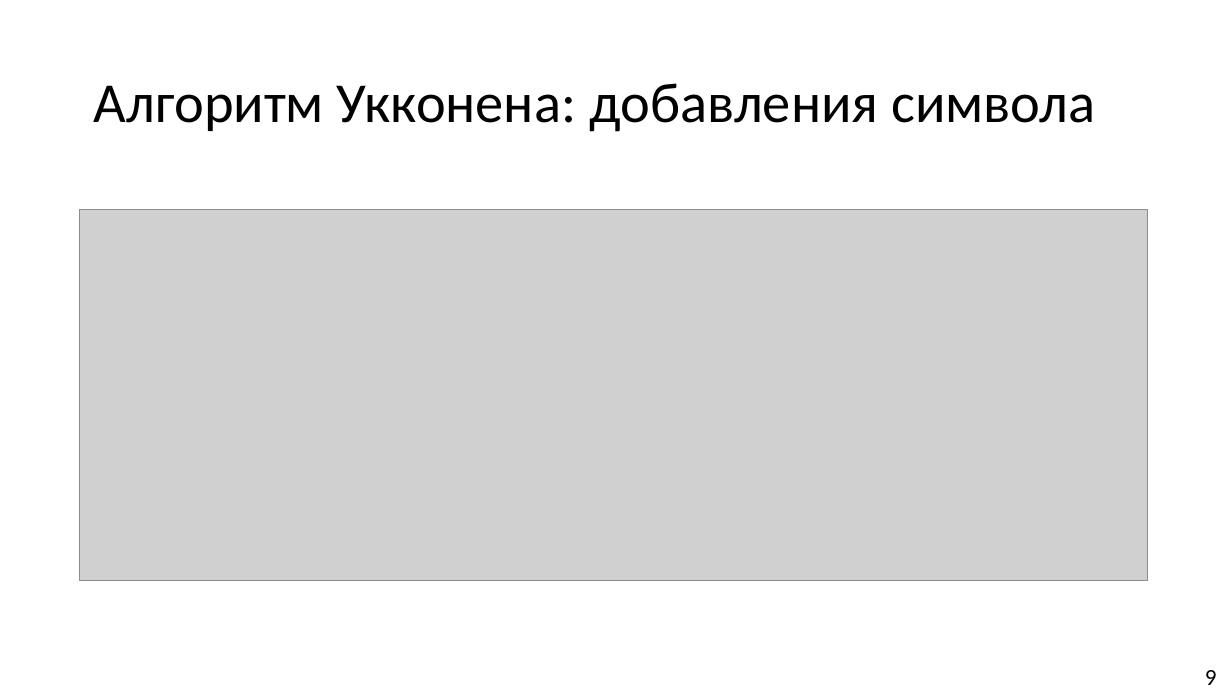
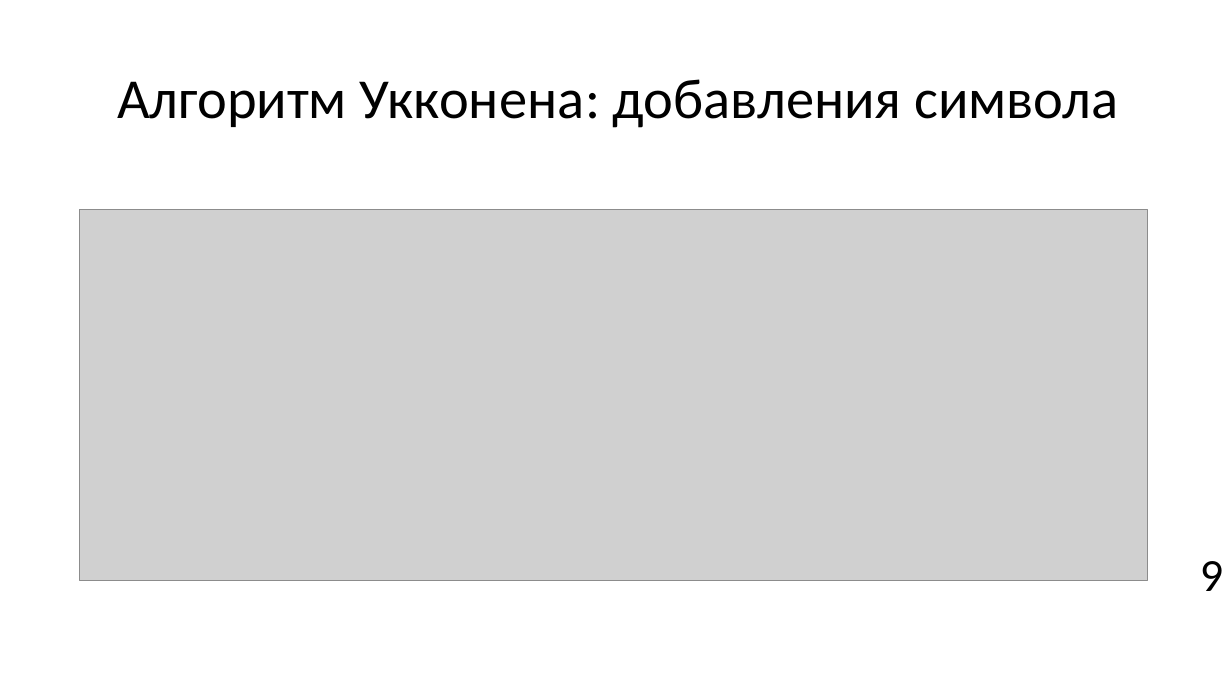
Before and after one commit to Pompon-Den/Suff-Tree-Algorithm-Ykkonen, a slide deck: slide 10 of Algorithm Ykkonena.pptx. Drawn at 1232x693 pixels with LibreOffice and Linux fonts; fonts in the diff are those of the drawing; grey boxes stand for pictures; background and template pictures are left out. Boxes give left, top, right and bottom in pixels: in the first picture for what was removed or moved away, otherwise in the second. Text is boxed around its words. In the diff, an @@ line names an element or a change of style, - is before the commit and + after.

```diff
--- a/Algorithm Ykkonena.pptx
+++ b/Algorithm Ykkonena.pptx
@@ title "Алгоритм Укконена: добавления символа": place and size @@
-title "Алгоритм Укконена: добавления символа" at [94, 83, 1095, 132]
+title "Алгоритм Укконена: добавления символа" at [117, 79, 1118, 128]
@@ text "9": place and size @@
-text "9" at [1205, 670, 1217, 685]
+text "9" at [1200, 561, 1223, 591]
@@ text "9" at [1200, 561, 1223, 591]: size 18 to 36 pt; more space between paragraphs @@
```
Also in this commit, not shown: 13 other slides changed, 1 slide added, 9 slides removed, 5 other files.
